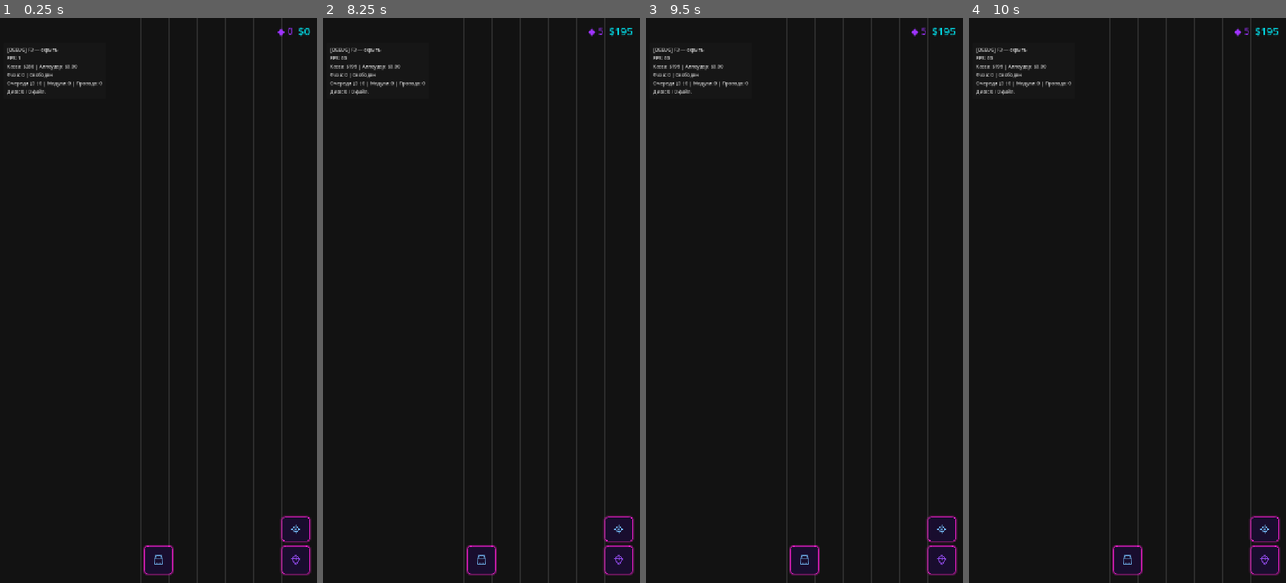
Above: before the commit, frames 1-4 (left to right).
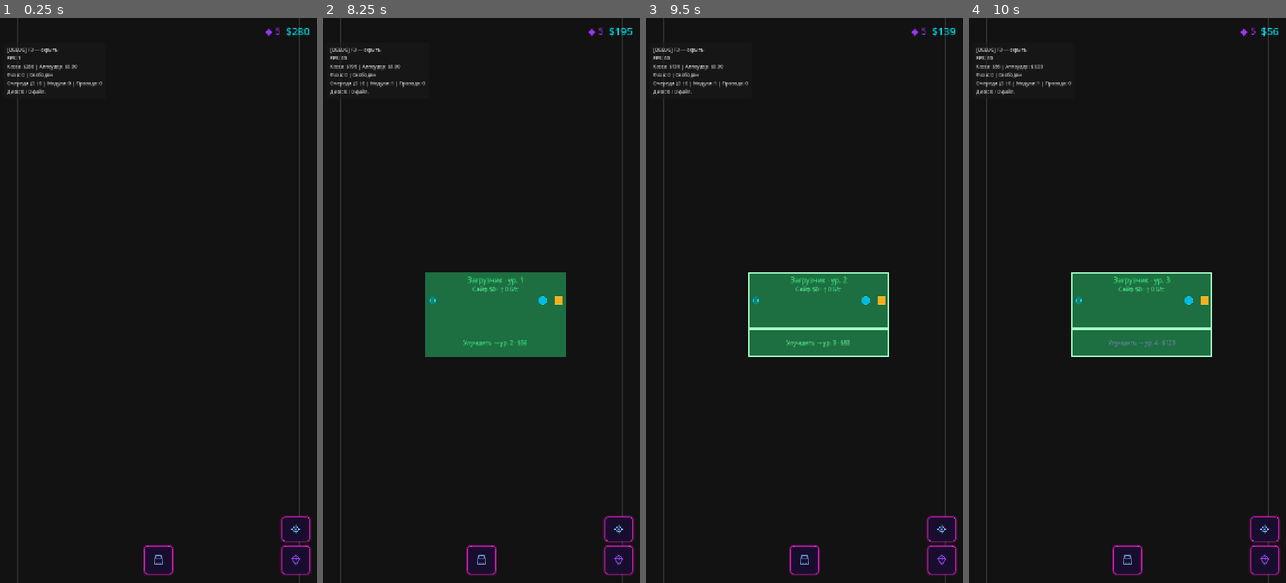
Above: after the commit, the same moments.

Repository: rkfsociety/UploadSimulator
Game: Godot game, scene res://scenes/main.tscn
Same seed, same stepped clock (60 frames per second), same inputs: the game is played once before the commit and once after it.
Inputs (mouse positions are in pixels of both pictures, inside the frame that each line leads up to):
- Up to frame 1 (0.25 s): no input
- Up to frame 2 (8.25 s): click (481, 560) at 0.5 s; click (617, 526) at 1.25 s; click (617, 560) at 2 s; click "×" at 2.75 s; click (481, 560) at 3.5 s; click "💰" at 4.25 s; click "💰" at 5 s; click "🌐" at 5.75 s; click "📄" at 6.5 s; click "⬆" at 7.25 s; click "Купить · $85" at 8 s
- Up to frame 3 (9.5 s): click (817, 340) at 8.75 s, where only the run after the commit has a clickable "Улучшить → ур. 2 · $56"
- Up to frame 4 (10 s): click (1140, 340) at 9.5 s, where only the run after the commit has a clickable "Улучшить → ур. 3 · $83"

The runs differ from the first frame. In frame 1, 3.5% of the frame differs, in the area x 5-98%, y 0-100%; in frame 2, 9.8%; in frame 3, 9.8%; in frame 4, 10%.
Error before the commit: Parse Error: Could not parse global class "PlacedBlock" from "res://scripts/systems/blocks/placed_block.gd". (res://scripts/systems/field/field_map.gd:186)

Commit message:
Исправить синтаксис _upgrade_panel_size в PlacedBlock.

Diff:
--- a/scripts/systems/blocks/placed_block.gd
+++ b/scripts/systems/blocks/placed_block.gd
@@ -52,6 +52,9 @@
 		return Vector2.ZERO
 	var c := GridDefs.block_cells(block_type)
 	return Vector2(
+		float(c.x * GridDefs.CELL_SIZE),
+		float(GridDefs.BLOCK_UPGRADE_CELLS_H * GridDefs.CELL_SIZE),
+	)
 
 
 static func get_scene() -> PackedScene:
